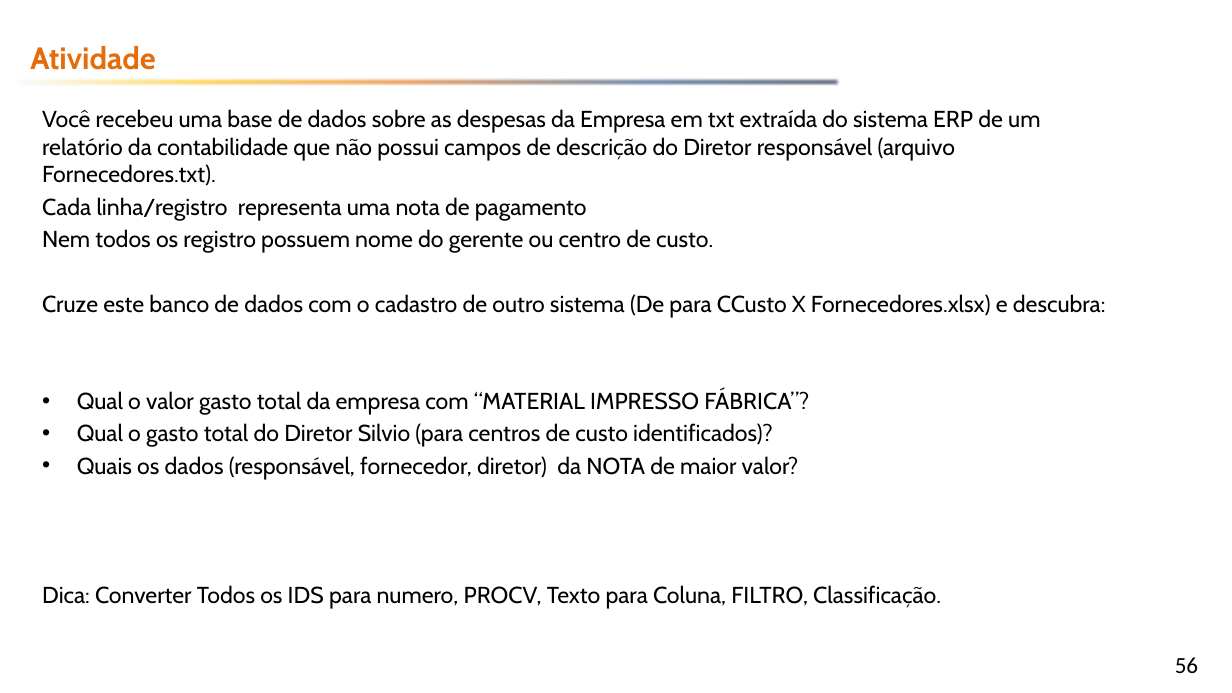
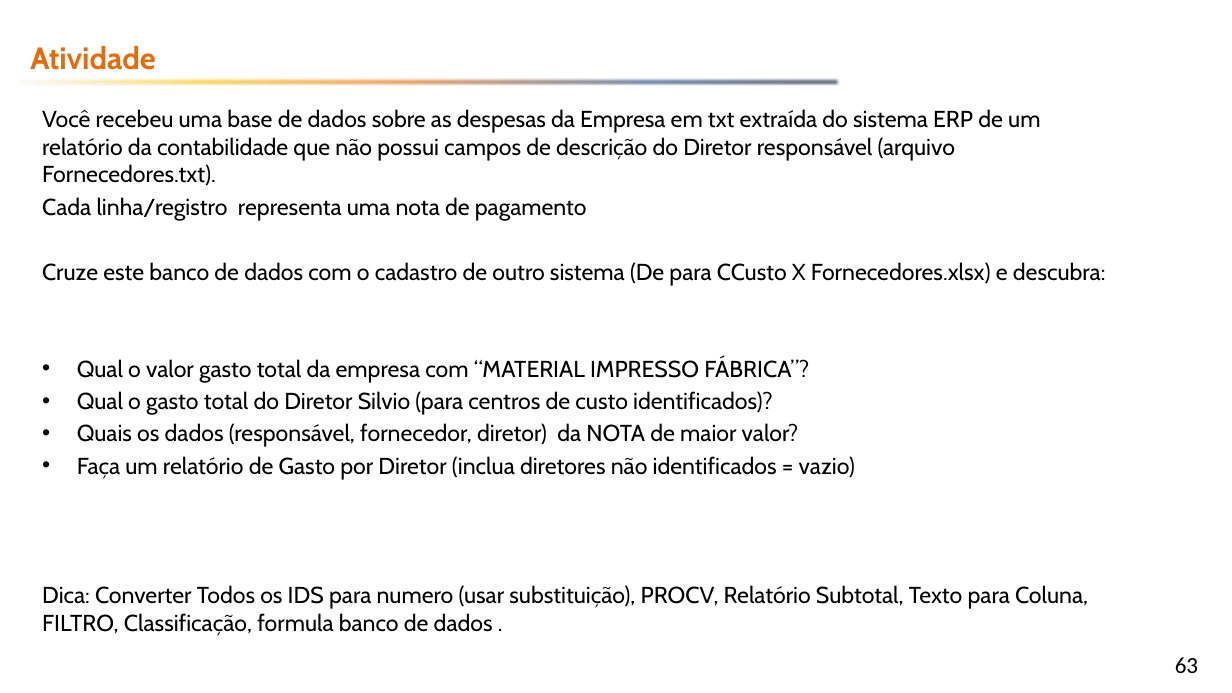
Before and after one commit to emerson-fenrir/Excel_Basico, a slide deck: slide 63 of Professor/Aula3.pptx (slide 56 before the commit). Drawn at 1232x693 pixels with LibreOffice and Linux fonts; fonts in the diff are those of the drawing; background and template pictures are left out. Boxes give left, top, right and bottom in pixels: in the first picture for what was removed or moved away, otherwise in the second. Text is boxed around its words. In the diff, an @@ line names an element or a change of style, - is before the commit and + after.

```diff
--- a/Professor/Aula3.pptx
+++ b/Professor/Aula3.pptx
@@ text at <box>42,229,713,253</box>: paragraph removed @@
-Nem todos os registro possuem nome do gerente ou centro de custo.
@@ text at <box>42,456,1088,636</box>: text changed @@
-Dica: Converter Todos os IDS para numero, PROCV, Texto para Coluna, FILTRO, Classificação.
+• Faça um relatório de Gasto por Diretor (inclua diretores não identificados = vazio)
+Dica: Converter Todos os IDS para numero (usar substituição), PROCV, Relatório Subtotal, Texto para Coluna, FILTRO, Classificação, formula banco de dados .
@@ page number at <box>1175,657,1198,673</box>: text changed @@
-56
+63
```
Also in this commit, not shown: 2 other slides changed, 9 slides added, 1 slide removed, 10 other files.
